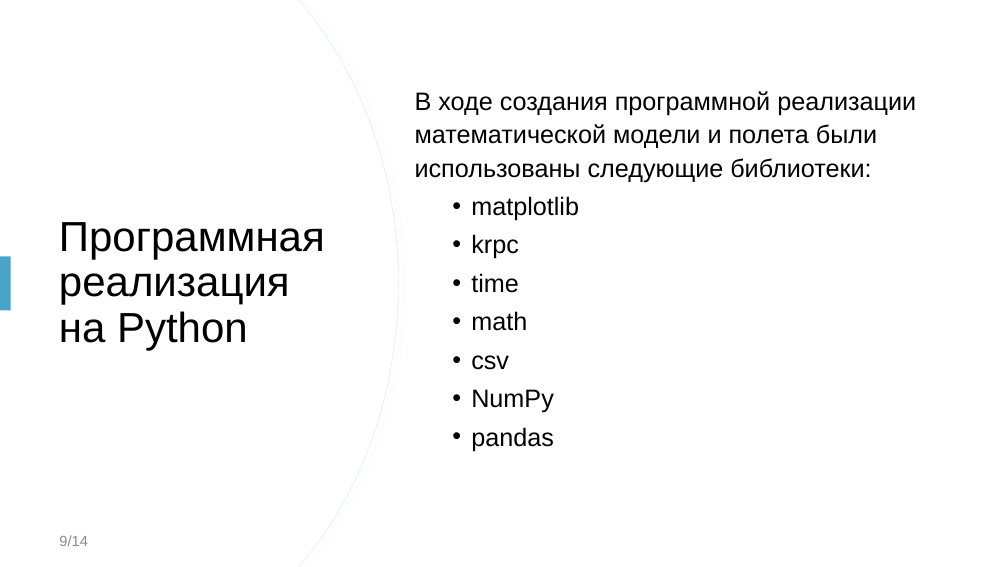
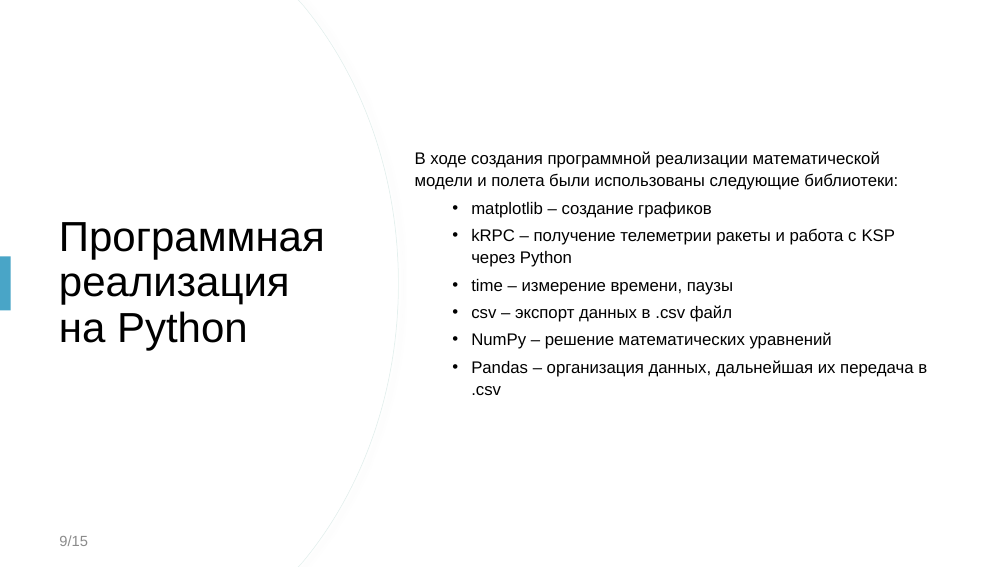
Before and after one commit to d-asv-b/varkt, a slide deck: slide 9 of Reports/Presentation.pptx. Drawn at 1008x567 pixels with LibreOffice and Linux fonts; fonts in the diff are those of the drawing. Boxes give left, top, right and bottom in pixels: in the first picture for what was removed or moved away, otherwise in the second. Text is boxed around its words. In the diff, an @@ line names an element or a change of style, - is before the commit and + after.

```diff
--- a/Reports/Presentation.pptx
+++ b/Reports/Presentation.pptx
@@ text at (415, 151, 898, 190): size 24 to 16 pt in "В ходе создания программной реализации математической модели ..." @@
@@ text at (471, 202, 927, 395): text changed; size 24 to 16 pt @@
-  • matplotlib
-  • krpc
-  • time
-  • math
-  • csv
-  • NumPy
-  • pandas
+  • matplotlib – создание графиков
+  • kRPC – получение телеметрии ракеты и работа с KSP через Python
+  • time – измерение времени, паузы
+  • csv – экспорт данных в .csv файл
+  • NumPy – решение математических уравнений
+  • Pandas – организация данных, дальнейшая их передача в .csv
@@ page number at (59, 535, 88, 546): text changed @@
-9/14
+9/15
```
Also in this commit, not shown: 7 other slides changed, 1 other file.
